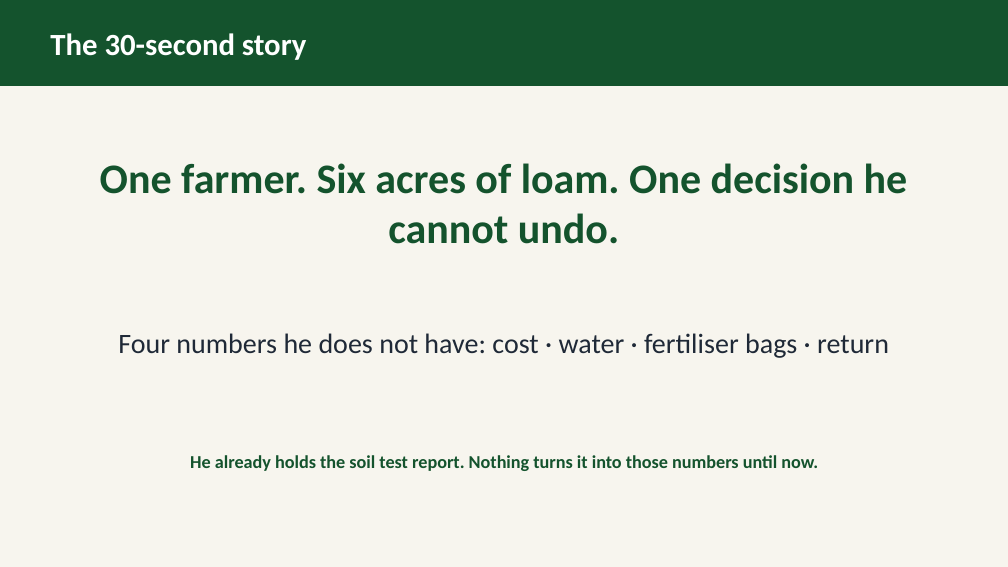
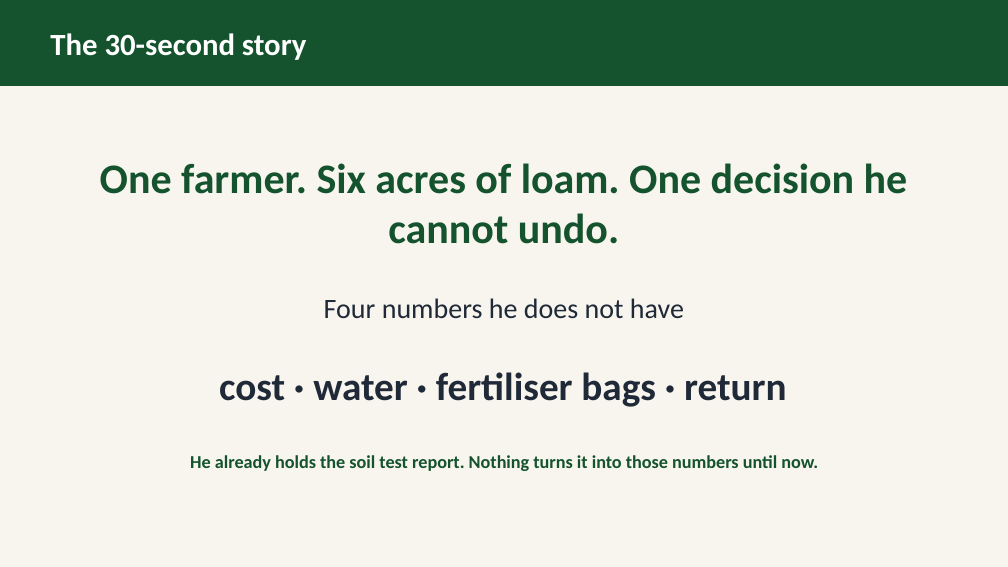
Before and after one commit to abdullahmunir139/my-fyp, a slide deck: slide 2 of deliverables/proposal/ppt/group_2_AgriPulse_Soil-Test_Driven_Farm_Planner.odp. Drawn at 1008x567 pixels with LibreOffice and Linux fonts; fonts in the diff are those of the drawing. Boxes give left, top, right and bottom in pixels: in the first picture for what was removed or moved away, otherwise in the second. Text is boxed around its words. In the diff, an @@ line names an element or a change of style, - is before the commit and + after.

```diff
--- a/deliverables/proposal/ppt/group_2_AgriPulse_Soil-Test_Driven_Farm_Planner.odp
+++ b/deliverables/proposal/ppt/group_2_AgriPulse_Soil-Test_Driven_Farm_Planner.odp
@@ text at (324, 298, 684, 318): text changed @@
-Four numbers he does not have: cost · water · fertiliser bags · return
+Four numbers he does not have
@@ text added at (219, 372, 786, 407), 28 pt, text #1F2937, bold @@
+cost · water · fertiliser bags · return
```
Also in this commit, not shown: 6 other slides changed, 2 slides added, 7 slides removed, 4 other files.
